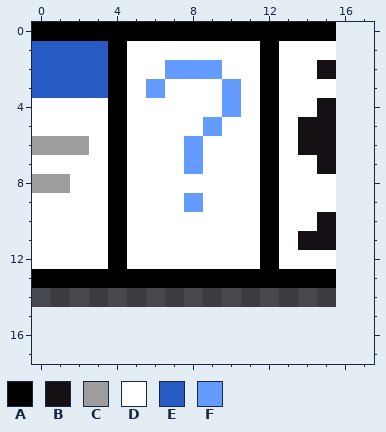
Two versions of one pixel-art file, assets/position.aseprite. Above, as it was before the edit.
16x16 pixels, 1 frame. The old version is drawn lined up with the new one, on the new canvas.
Palette (. is transparent): A #000000  B #141013  C #9d9d9d  D #ffffff  E #285cc4  F #639bff
Pixels before, first column x 0:
 0 AAAAAAAAAAAAAAAA
 1 EEEEADDDDDDDADDD
 2 EEEEADDFFFDDADDB
 3 EEEEADFDDDFDADDD
 4 DDDDADDDDDFDADDB
 5 DDDDADDDDFDDADBB
 6 CCCDADDDFDDDADBB
 7 DDDDADDDFDDDADDB
 8 CCDDADDDDDDDADDD
 9 DDDDADDDFDDDADDD
10 DDDDADDDDDDDADDB
11 DDDDADDDDDDDADBB
12 DDDDADDDDDDDADDD
13 AAAAAAAAAAAAAAAA
After the commit:
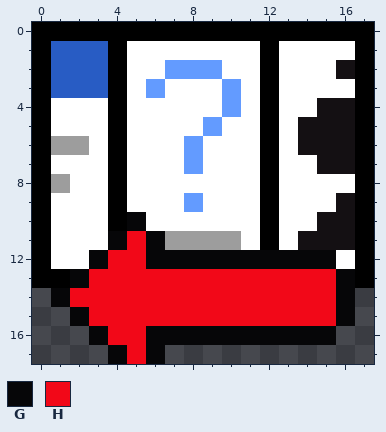
Colours new in this view: G #060608  H #f20818
Changes in this commit:
canvas 16x16 -> 18x18, the old top-left corner now at 0,-1 (the part of the old canvas that was cut away was empty and is not shown)
The edit adds colour A in row 0 at x 16 to 17; in rows 1 to 13 at x 17.
Colour C gives way to colour A in row 6 at x 0; in row 8 at x 0.
Colour D gives way to colour A in rows 4 to 5 at x 0; in row 7 at x 0; in rows 9 to 12 at x 0.
Colour E gives way to colour A in rows 1 to 3 at x 0.
The edit adds colour B in row 2 at x 16; in rows 4 to 7 at x 16; in rows 9 to 11 at x 16.
Colour D gives way to colour C in row 11 at x 7 to 10.
The edit adds colour D in row 1 at x 16; in row 3 at x 16; in row 8 at x 16; in row 12 at x 16.
Colour B gives way to colour D in row 2 at x 15.
The edit adds colour G in row 13 at x 16; in row 14 at x 1 and 16; in row 15 at x 2 and 16; in row 16 at x 3 and 6 to 15; in row 17 at x 4 and 6.
Colour A gives way to colour G in row 11 at x 4; in row 12 at x 12; in row 13 at x 2.
Colour D gives way to colour G in row 10 at x 5; in row 11 at x 6; in row 12 at x 3, 6 to 11 and 13 to 15.
The edit adds colour H in row 14 at x 2 to 15; in row 15 at x 3 to 15; in row 16 at x 4 to 5; in row 17 at x 5.
Colour A gives way to colour H in row 12 at x 4; in row 13 at x 3 to 15.
Colour D gives way to colour H in rows 11 to 12 at x 5.
Pixel boxes of the changes (left, top, right, bottom) in both pictures:
changed: (32, 22, 374, 364)
